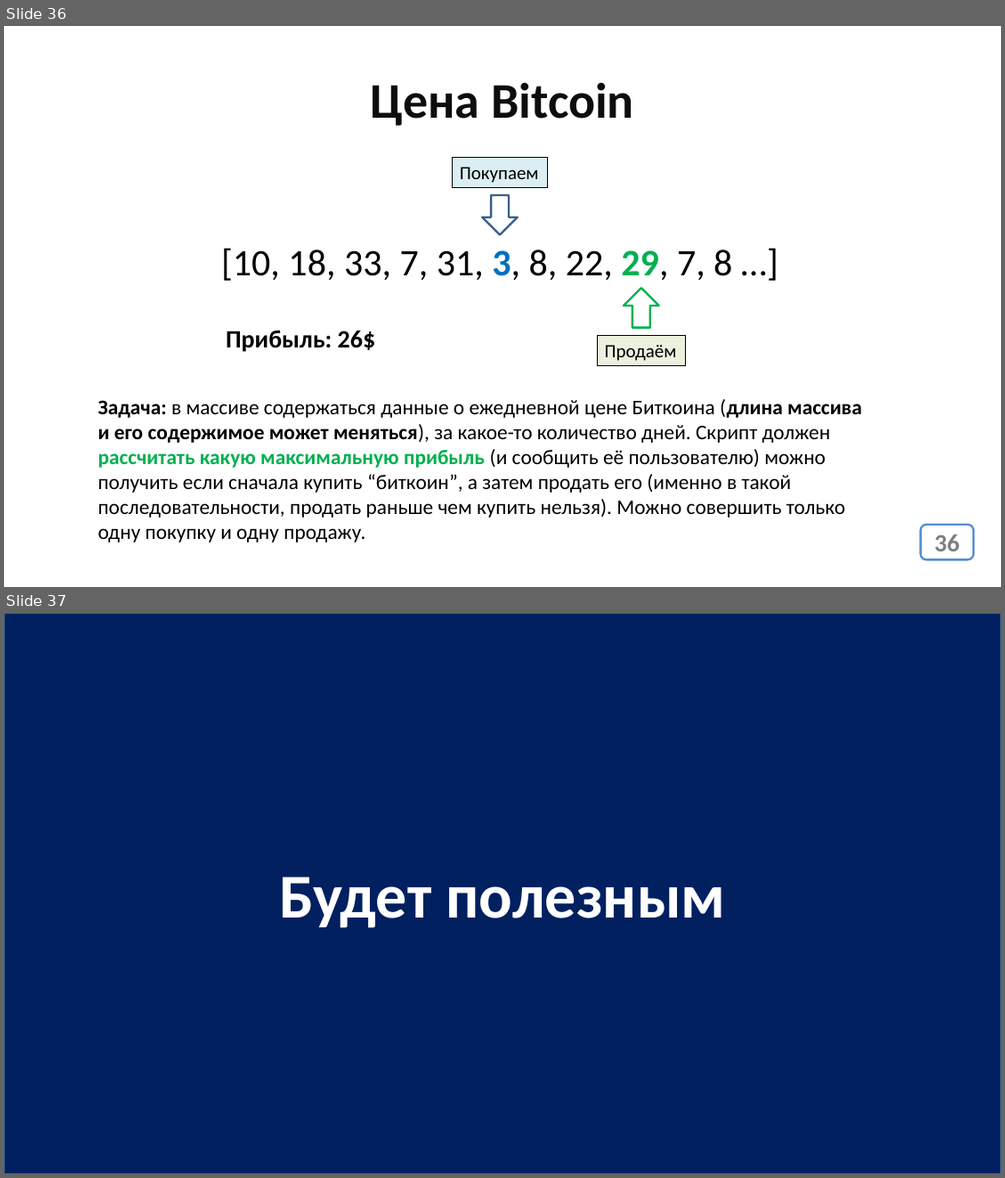
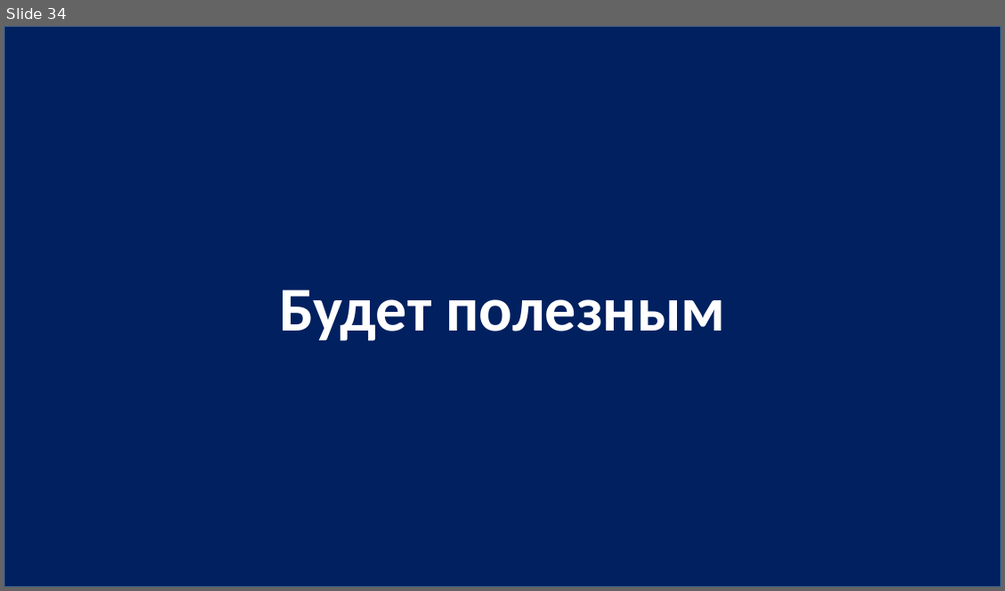
Before and after one commit to js-14-ort-dnipro/lesson03, a slide deck: lesson03.pptx. Shown one above the other, each under a label of ours: slides 36 and 37 before the commit, slide 34 after it. The pictures are 1005x1178 and 1005x591 pixels, drawn with LibreOffice and Linux fonts; fonts in the diff are those of the drawing. Boxes give left, top, right and bottom in pixels: in the first picture for what was removed or moved away, otherwise in the second. Text is boxed around its words. In the diff, an @@ line names an element or a change of style, - is before the commit and + after.

```diff
--- a/lesson03.pptx
+++ b/lesson03.pptx
@@ slide 36 removed at [4,26,1001,587], background #FFFFFF @@
@@ text removed at [371,82,634,126] @@
-Цена Bitcoin
@@ rectangle removed at [453,158,548,187] @@
-Покупаем
@@ down arrow removed at [483,195,518,234] @@
@@ text removed at [221,248,732,281] @@
-[10, 18, 33, 7, 31, 3, 8, 22, 29, 7, 8 …]
@@ down arrow removed at [624,288,659,328] @@
@@ text removed at [226,329,376,352] @@
-Прибыль: 26$
@@ rectangle removed at [597,335,685,365] @@
-Продаём
@@ text removed at [98,399,862,542] @@
-Задача: в массиве содержаться данные о ежедневной цене Биткоина (длина массива и его содержимое может меняться), за какое-то количество дней. Скрипт должен рассчитать какую максимальную прибыль (и сообщить её пользователю) можно получить если сначала купить “биткоин”, а затем продать его (именно в такой последовательности, продать раньше чем купить нельзя). Можно совершить только одну покупку и одну продажу.
@@ page number removed at [921,524,974,559] @@
-36
@@ what was slide 37 is now slide 34 @@
```
Also in this commit, not shown: 2 slides changed, 2 other slides removed, 1 other file.
